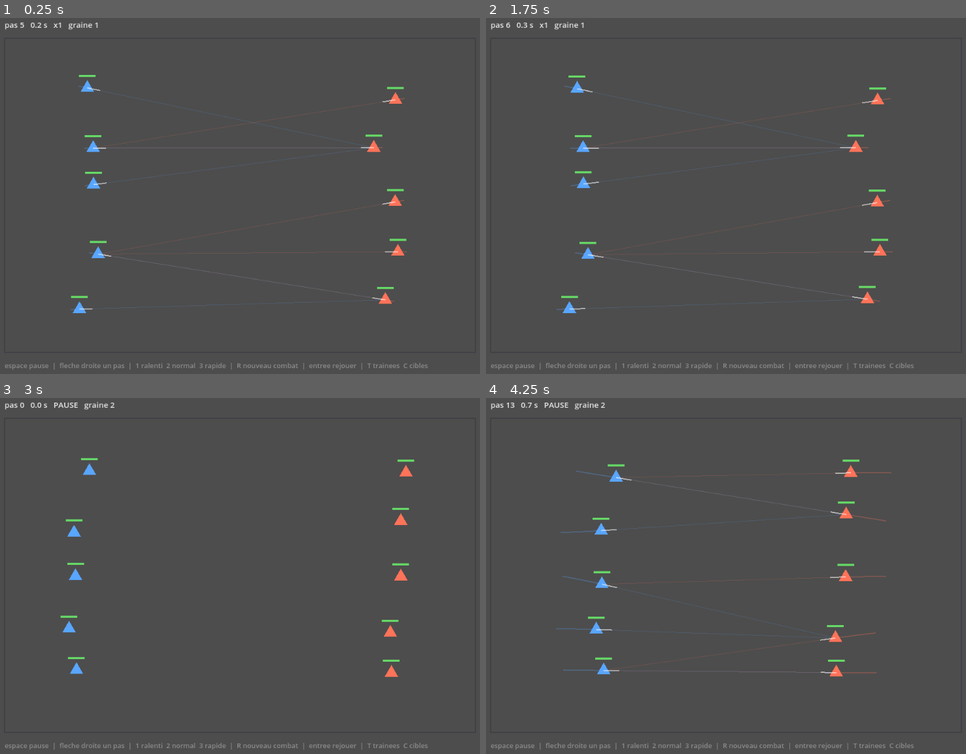
Above: before the commit, frames 1-4 (two rows, left to right).
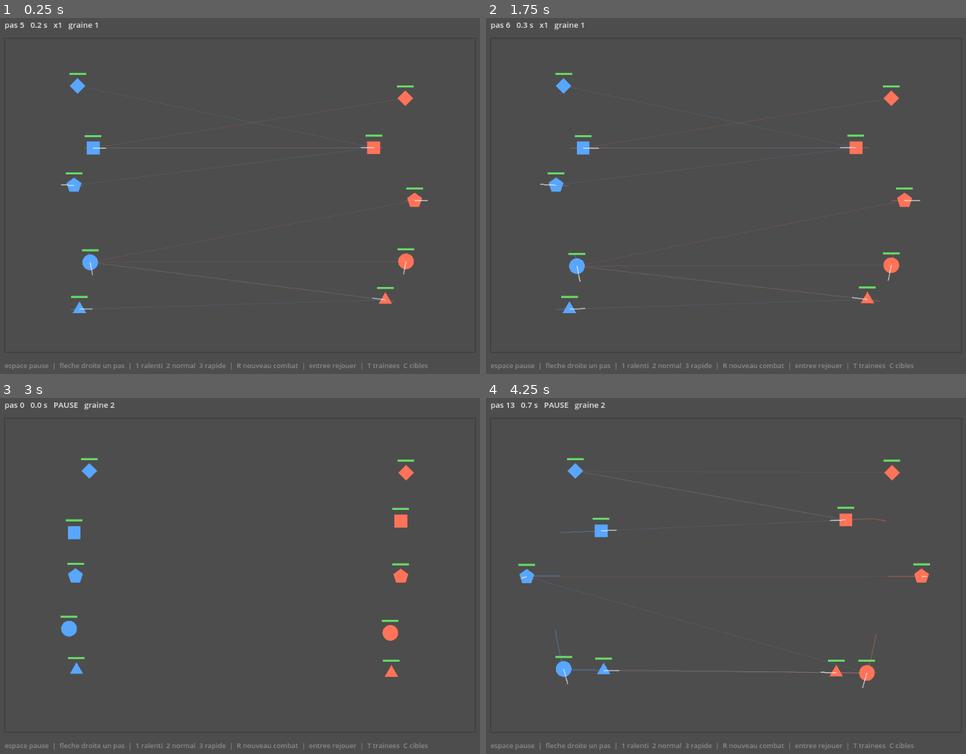
Above: after the commit, the same moments.

Repository: marketingprofr/LLA
Game: Godot game, scene res://main.tscn
Same seed, same stepped clock (60 frames per second), same inputs: the game is played once before the commit and once after it.
Inputs:
- Up to frame 1 (0.25 s): no input
- Up to frame 2 (1.75 s): tap Enter at 0.5 s; hold Right 0.53-1.28 s; tap 1 at 0.6 s; tap Space at 0.77, 1.25, 1.52 s; tap 2 at 1.35 s
- Up to frame 3 (3 s): hold Right from 2.03 s (still down); tap 3 at 2.1 s; tap Enter at 2.75 s; tap R at 2.85 s
- Up to frame 4 (4.25 s): tap Space at 3.02, 3.77 s; release Right at 3.53 s; tap Enter at 3.6 s

The runs differ from the first frame. In frame 1, 1.6% of the frame differs, in the area x 12-90%, y 15-81%; in frame 2, 1.8%; in frame 3, 0.4%; in frame 4, 2.0%, in the area x 6-93%, y 16-82%.

Commit message:
Assign one of each order per team (Hold/Frontline/Backline/Flank/Breach)
Replace single order_blue/order_red config with orders_blue/orders_red
arrays so each fighter in a team gets a distinct tactical order.
Equal initiative for both teams (1.0).

Co-Authored-By: Claude Opus 4.6 <noreply@anthropic.com>
Claude-Session: https://claude.ai/code/session_016kFqvtDvh2hTXhFt8qBemz

Diff:
--- a/src/sim/combat_config.gd
+++ b/src/sim/combat_config.gd
@@ -27,12 +27,12 @@
 
 # --- Initiative ---
 @export var initiative_blue: float = 1.0
-@export var initiative_red: float = 2.0
+@export var initiative_red: float = 1.0
 
 # --- Ordres tactiques ---
 # 0=HOLD 1=FRONTLINE 2=BACKLINE 3=FLANK 4=BREACH
-@export var order_blue: int = 4
-@export var order_red: int = 4
+@export var orders_blue: Array = [0, 1, 2, 3, 4]
+@export var orders_red: Array = [0, 1, 2, 3, 4]
 @export var backline_offset: float = 80.0       # distance min derriere la frontline
 
 # --- Attaque de base ---
--- a/src/sim/combat_sim.gd
+++ b/src/sim/combat_sim.gd
@@ -48,7 +48,8 @@
 	f.max_hp = cfg.max_hp
 	f.hp = cfg.max_hp
 	f.initiative = cfg.initiative_blue if team == 0 else cfg.initiative_red
-	f.order = cfg.order_blue if team == 0 else cfg.order_red
+	var orders: Array = cfg.orders_blue if team == 0 else cfg.orders_red
+	f.order = orders[index % orders.size()]
 
 	var x: float = 150.0 if team == 0 else cfg.arena_size.x - 150.0
 	var y: float = cfg.arena_size.y * (float(index) + 1.0) / (float(cfg.team_size) + 1.0)
